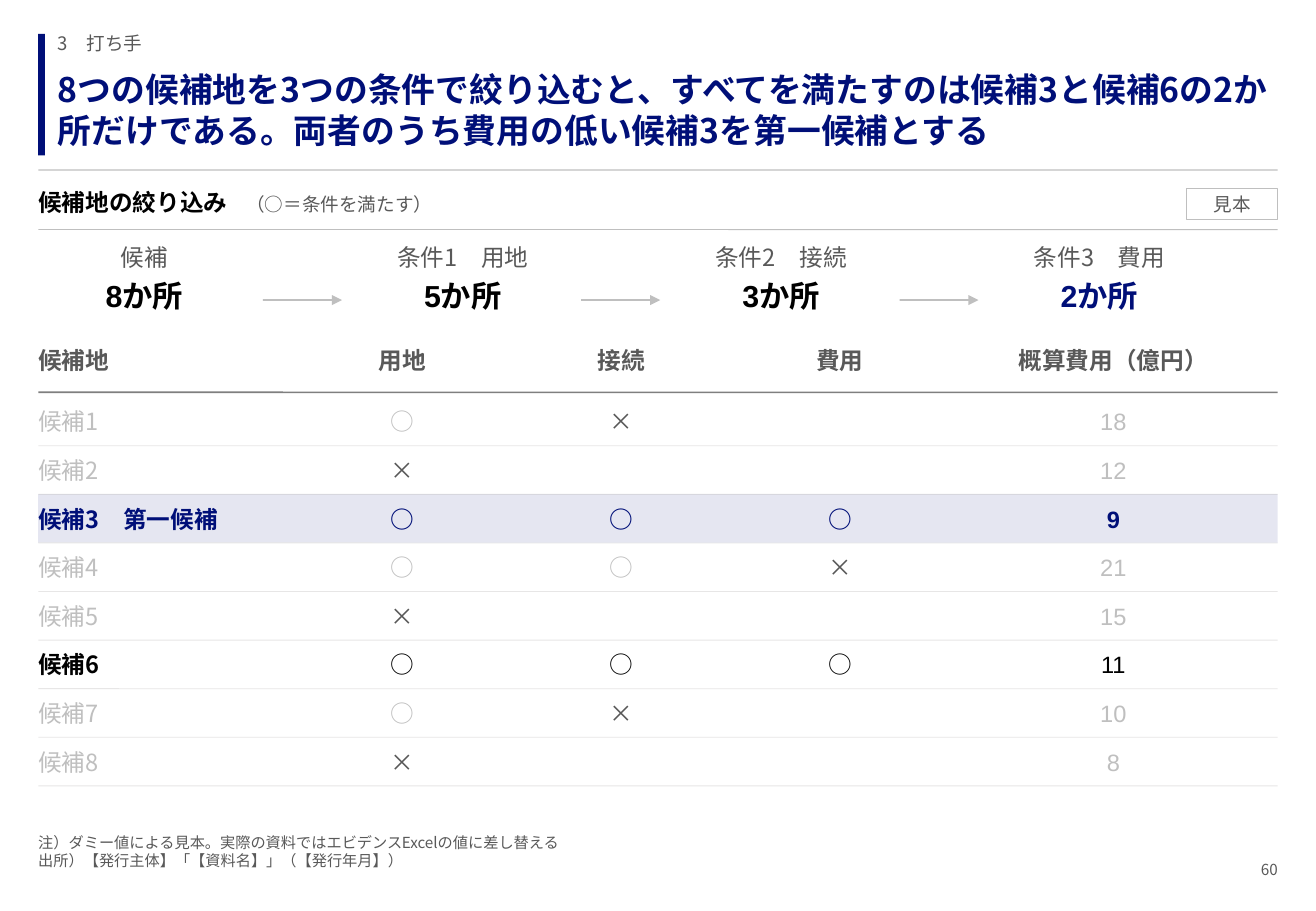
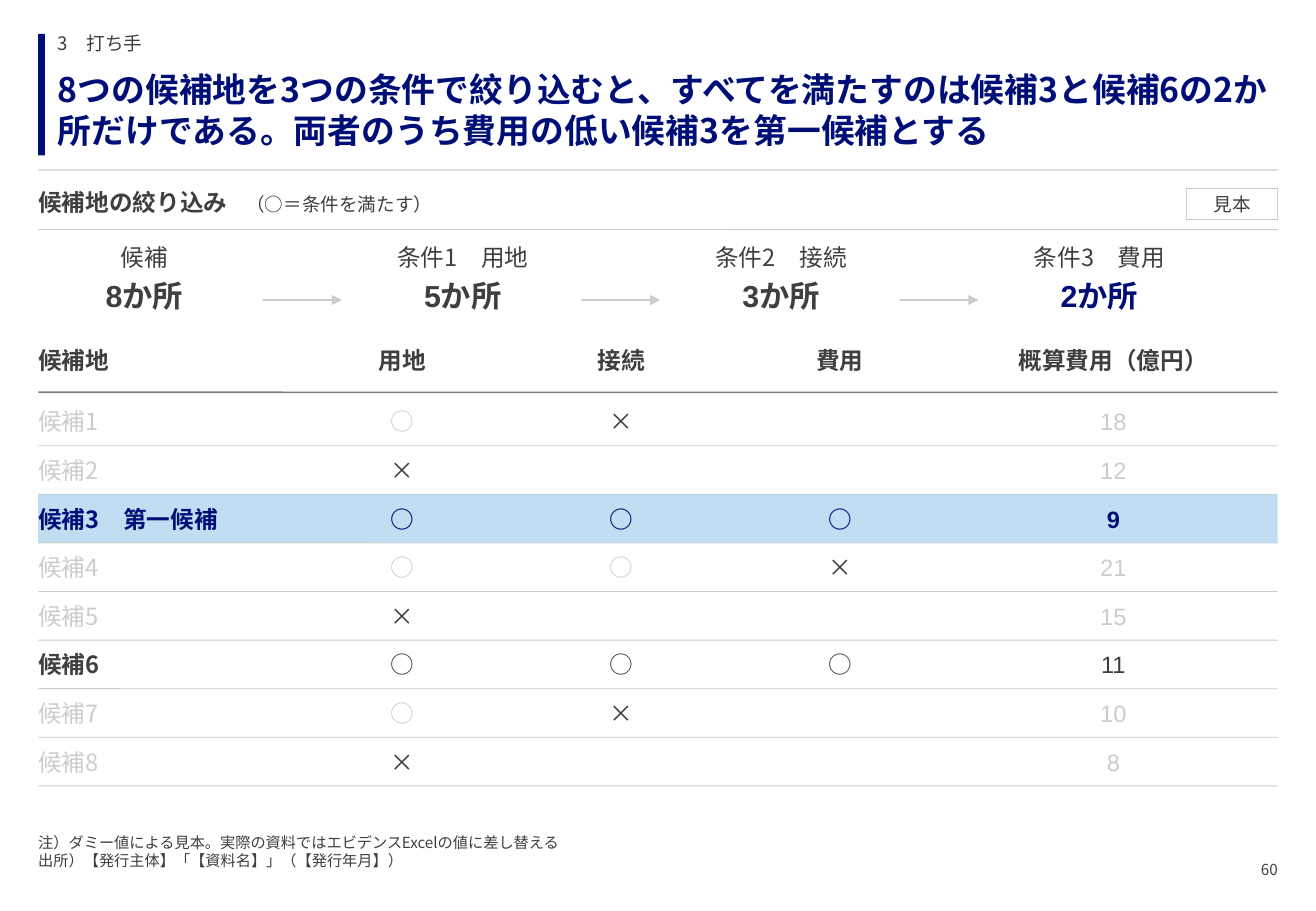
Before and after one commit to GontaHH/slide_builder, a slide deck: slide 60 of patterns/pattern-deck.pptx. Drawn at 1316x911 pixels with LibreOffice and Linux fonts; fonts in the diff are those of the drawing. Boxes give left, top, right and bottom in pixels: in the first picture for what was removed or moved away, otherwise in the second. Text is boxed around its words. In the diff, an @@ line names an element or a change of style, - is before the commit and + after.

```diff
--- a/patterns/pattern-deck.pptx
+++ b/patterns/pattern-deck.pptx
@@ text "候補地の絞り込み （○＝条件を満たす）" at [38, 191, 432, 213]: text colour #000000 to #3F3F3F in "候補地の絞り込み"; text colour #595959 to #3F3F3F in "（○＝条件を満たす）" @@
@@ rectangle "見本" at [1187, 188, 1278, 220]: text colour #595959 to #3F3F3F; outline #BFBFBF 0.75 pt to #CCCCCC 0.75 pt @@
@@ line (39, 446) - (1278, 446): stroke #E7E6E6 0.5 pt to #CCCCCC 0.5 pt @@
@@ line (39, 495) - (1278, 495): stroke #E7E6E6 0.5 pt to #CCCCCC 0.5 pt @@
@@ rectangle at [39, 495, 1278, 543]: fill #000F78 at 10% opacity to #C1DDF1 @@
@@ line (39, 543) - (1278, 543): stroke #E7E6E6 0.5 pt to #CCCCCC 0.5 pt @@
@@ line (39, 592) - (1278, 592): stroke #E7E6E6 0.5 pt to #CCCCCC 0.5 pt @@
@@ line (39, 640) - (1278, 640): stroke #E7E6E6 0.5 pt to #CCCCCC 0.5 pt @@
@@ text colour #000000 to #3F3F3F in 8 elements at [106, 283, 184, 310], [424, 283, 502, 310], [742, 283, 820, 310], [38, 653, 99, 675], [1101, 656, 1126, 673], [306, 640, 501, 689], [525, 640, 719, 689], [744, 640, 938, 689] @@
@@ line (39, 689) - (1278, 689): stroke #E7E6E6 0.5 pt to #CCCCCC 0.5 pt @@
@@ text colour #BFBFBF to #CCCCCC in 16 elements at [38, 410, 99, 432], [1100, 414, 1126, 430], [38, 459, 99, 481], [1100, 463, 1126, 479], [38, 556, 99, 578], [1100, 560, 1126, 576], [38, 605, 99, 627], [1100, 609, 1126, 625], [38, 702, 99, 724], [1100, 706, 1126, 722], [38, 751, 99, 773], [1107, 755, 1120, 771], [306, 397, 501, 446], [306, 543, 501, 592], [525, 543, 719, 592], [306, 689, 501, 738] @@
@@ line (39, 738) - (1278, 738): stroke #E7E6E6 0.5 pt to #CCCCCC 0.5 pt @@
@@ text colour #595959 to #3F3F3F in 18 elements at [58, 34, 143, 52], [38, 835, 559, 868], [1261, 863, 1278, 875], [121, 246, 168, 268], [397, 246, 528, 268], [715, 246, 847, 268], [1034, 246, 1165, 268], [38, 349, 109, 371], [379, 349, 426, 371], [598, 349, 645, 371], [816, 349, 863, 371], [1019, 349, 1208, 372], [525, 397, 719, 446], [306, 446, 501, 495], [744, 543, 938, 592], [306, 592, 501, 640], [525, 689, 719, 738], [306, 738, 501, 786] @@
@@ line (39, 786) - (1278, 786): stroke #E7E6E6 0.5 pt to #CCCCCC 0.5 pt @@
```
Also in this commit, not shown: 104 other slides changed, 12 other files.
